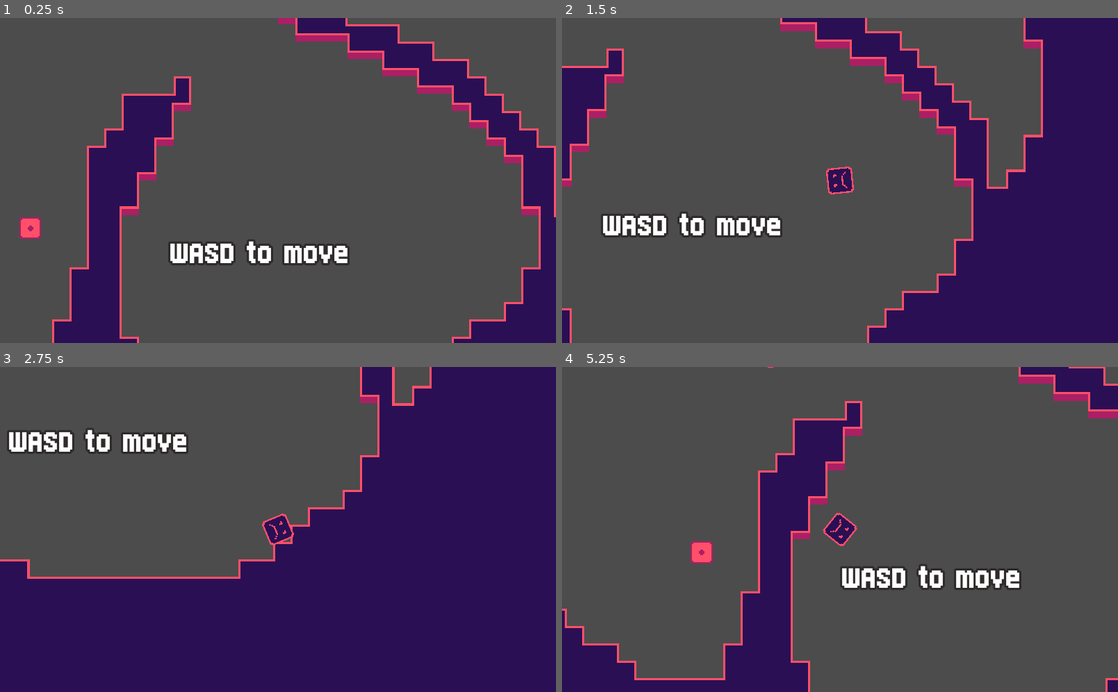
Above: before the commit, frames 1-4 (two rows, left to right).
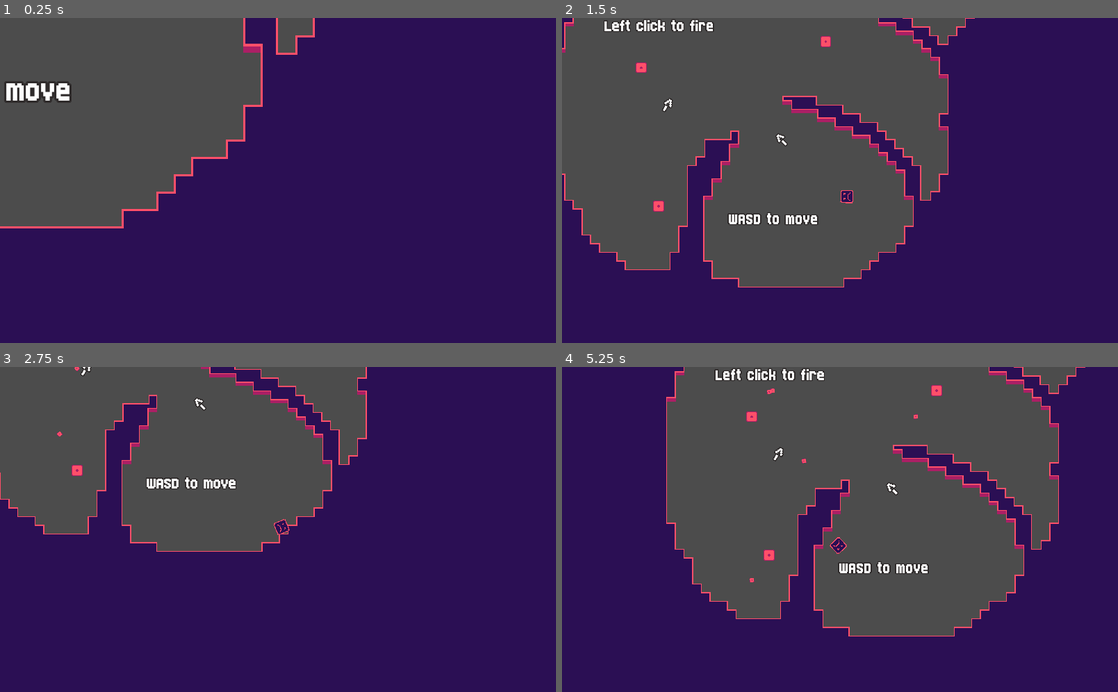
Above: after the commit, the same moments.

Repository: russmatney/dice-nine
Game: Godot game, scene res://src/progression/Level1.tscn
Two runs of this game, one before a commit and one after it. Both use one fixed random seed, a clock stepped at 60 frames per second and the inputs below.
Inputs (mouse positions are in pixels of both pictures, inside the frame that each line leads up to):
- Up to frame 1 (0.25 s): no input
- Up to frame 2 (1.5 s): tap Enter at 0.5, 1.25 s; move the mouse to (962, 164) at 0.52 s; hold D (move_right) 0.53-1.28 s; hold Right mouse button (roll) 0.53-1.28 s; move the mouse to (728, 196) at 1.27 s; hold J (move_down) from 1.28 s (still down); tap E (fire) at 1.35 s
- Up to frame 3 (2.75 s): right-click (166, 545) at 1.55 s; tap Enter at 2 s; move the mouse to (333, 458) at 2.02 s; release J (move_down) at 2.03 s; hold D (move_right) from 2.03 s (still down); hold Right mouse button (roll) from 2.03 s (still down)
- Up to frame 4 (5.25 s): tap Enter at 2.75, 3.5, 4.25 s; move the mouse to (812, 594) at 2.77 s; release D (move_right) at 2.78 s; release Right mouse button (roll) at 2.78 s; hold K (move_up) 2.78-3.53 s; right-click (812, 594) at 2.85 s; move the mouse to (1006, 578) at 3.52 s; hold E (fire) 3.53-4.28 s; hold A (move_left) 3.53-5.03 s; right-click (1006, 578) at 3.8 s; tap R (respawn, bound only after the commit) at 4.15 s; move the mouse to (673, 480) at 4.27 s; right-click (673, 480) at 4.35 s; move the mouse to (867, 529) at 5.02 s; hold J (move_down) from 5.03 s (still down); hold Right mouse button (roll) from 5.03 s (still down)

The runs differ from the first frame. In frame 1, 70% of the frame differs, in the area x 0-100%, y 0-100%; in frame 2, 37%; in frame 3, 14%; in frame 4, 56%.

Commit message:
feat: basic enemy and player health, player respawning

Diff:
--- a/project.godot
+++ b/project.godot
@@ -68,6 +68,11 @@
 , Object(InputEventKey,"resource_local_to_scene":false,"resource_name":"","device":0,"alt":false,"shift":false,"control":false,"meta":false,"command":false,"pressed":false,"scancode":85,"physical_scancode":0,"unicode":0,"echo":false,"script":null)
  ]
 }
+respawn={
+"deadzone": 0.5,
+"events": [ Object(InputEventKey,"resource_local_to_scene":false,"resource_name":"","device":0,"alt":false,"shift":false,"control":false,"meta":false,"command":false,"pressed":false,"scancode":82,"physical_scancode":0,"unicode":0,"echo":false,"script":null)
+ ]
+}
 
 [physics]
 
--- a/src/Bullet.gd
+++ b/src/Bullet.gd
@@ -43,9 +43,12 @@
   if body != self:
     # was bullet fired by player or enemy?
     if shot_by_player and body.is_in_group("enemies"):
+      if body.has_method("hit"):
+        body.hit()
       kill()
     elif not shot_by_player and body.is_in_group("player"):
-      print("hit player")
+      if body.has_method("hit"):
+        body.hit()
       kill()
     elif body is TileMap:
       kill()
--- a/src/Bullet.tscn
+++ b/src/Bullet.tscn
@@ -106,6 +106,7 @@
 [node name="AnimatedSprite" type="AnimatedSprite" parent="."]
 frames = SubResource( 3 )
 animation = "roll"
+frame = 3
 playing = true
 
 [node name="RemoveTimer" type="Timer" parent="."]
@@ -116,5 +117,4 @@
 shape = SubResource( 15 )
 
 [connection signal="timeout" from="RemoveTimer" to="." method="_on_RemoveTimer_timeout"]
-[connection signal="area_entered" from="Area2D" to="." method="_on_Area2D_area_entered"]
 [connection signal="body_entered" from="Area2D" to="." method="_on_Area2D_body_entered"]
--- a/src/Enemy.gd
+++ b/src/Enemy.gd
@@ -6,6 +6,8 @@
 onready var anim = $AnimatedSprite
 
 export(bool) var disabled = false
+
+export(int) var health = 3
 
 export(String) var current_side: String
 var next_side: String
@@ -101,3 +103,20 @@
     roll()
 
 ### collisions #####################################################################
+
+signal hit
+
+func hit():
+  emit_signal("hit")
+  health -= 1
+  if health <= 0:
+    kill()
+
+### death #####################################################################
+
+signal death
+
+func kill():
+  emit_signal("death")
+  # TODO animation
+  queue_free()
--- a/src/Enemy.tscn
+++ b/src/Enemy.tscn
@@ -47,5 +47,3 @@
 [connection signal="timeout" from="FireTimer" to="." method="_on_FireTimer_timeout"]
 [connection signal="timeout" from="RollTimer" to="." method="_on_RollTimer_timeout"]
 [connection signal="timeout" from="RollingTimer" to="." method="_on_RollingTimer_timeout"]
-[connection signal="area_entered" from="Hurtbox" to="." method="_on_Hurtbox_area_entered"]
-[connection signal="body_entered" from="Hurtbox" to="." method="_on_Hurtbox_body_entered"]
--- a/src/Player.gd
+++ b/src/Player.gd
@@ -17,18 +17,21 @@
 
 var current_side := "none"
 var next_side := ""
+var respawn_side
 
 func unlocked_sides():
   return ProgressionState.player_state["unlocked_sides"]
 
-var health: int
-var lives: int
+var respawning = true
 
 ### ready #####################################################################
 
 func _ready():
-  if current_side:
+  if respawn_side:
+    set_side(respawn_side)
+  elif current_side:
     set_side(current_side)
+  respawning = false
 
 ### set_side ##############################################################
 
@@ -70,6 +73,10 @@
 
   # use delta here?
   var v_diff = intended * speed
+  if respawning:
+    print("respawning, zeroing velocity")
+    v_diff = Vector2.ZERO
+
   velocity = move_and_slide(v_diff)
 
   if rolling:
@@ -122,3 +129,22 @@
   set_side(next_side)
 
 ### collisions #####################################################################
+
+var health: int
+signal hit
+
+func hit():
+  emit_signal("hit")
+  health -= 1
+  print("player hit", health)
+  if health <= 0:
+    kill()
+
+### death #####################################################################
+
+signal death
+
+func kill():
+  emit_signal("death")
+  # TODO animation
+  queue_free()
--- a/src/Player.tscn
+++ b/src/Player.tscn
@@ -25,6 +25,8 @@
 
 [node name="Camera2D" type="Camera2D" parent="."]
 current = true
+zoom = Vector2( 2, 2 )
+smoothing_enabled = true
 
 [node name="FirePosition" type="Position2D" parent="."]
 position = Vector2( 32, 0 )
@@ -39,4 +41,3 @@
 shape = SubResource( 2 )
 
 [connection signal="timeout" from="RollTimer" to="." method="_on_RollTimer_timeout"]
-[connection signal="body_entered" from="Hurtbox" to="." method="_on_Hurtbox_body_entered"]
--- a/src/autoloads/ProgressionState.gd
+++ b/src/autoloads/ProgressionState.gd
@@ -5,30 +5,70 @@
 var player_state = {
   "unlocked_sides": [],
   "locked_sides": ["one", "two", "three", "four", "five", "six"],
-  "health": 3,
+  "health": 1,
   "lives": 3,
+  "respawn_side": "none",
 }
+
+var player_start
+var player
+
+### ready ##############################################################
 
 func _ready():
   print("progression state ready")
-  pass # Replace with function body.
 
+### process ##############################################################
 
-func spawn_player(player_start):
+func _process(_delta):
+  pass
+
+### unhandled_input ##############################################################
+
+var respawning = false
+
+func _unhandled_input(event):
+  if event.is_action_pressed("respawn"):
+    respawning = true
+    player.kill()
+    # respawning handled through player-death signal
+
+### spawn, death, respawn ####################################################
+
+func spawn_player(pos:Position2D = player_start):
+  player_start = pos
   var state = ProgressionState.player_state
 
-  var player = player_scene.instance()
+  player = player_scene.instance()
   for key in state:
     if key in player:
       player[key] = state[key]
 
+  player.connect("death", self, "_on_player_death", [player])
+
   player.position = player_start.position
   get_tree().get_root().call_deferred("add_child", player)
 
+func _on_player_death(player):
+  player_state["respawn_side"] = player.current_side
+  if respawning:
+    spawn_player()
+    respawning = false
+    # TODO should this respawn dead enemies too?
+  else:
+    if player_state["lives"] > 0:
+      player_state["lives"] -= 1
+      spawn_player()
+    else:
+      # TODO cheat-death system?
+      print("no more lives")
+      # game over
 
-func unlock_side(side):
-  player_state["unlocked_sides"].append(side)
+### progress ##############################################################
 
 func unlock_next_side():
   var next_side = player_state["locked_sides"].pop_front()
   player_state["unlocked_sides"].append(next_side)
+
+func update_player_start(new_start):
+  player_start = new_start
--- a/src/progression/Level.gd
+++ /dev/null
@@ -1,14 +0,0 @@
-extends Node2D
-
-onready var player_start = $PlayerStart
-onready var player_spawn_timer = $PlayerSpawnTimer
-
-# ready #######################################################################
-
-func _ready():
-  player_spawn_timer.start(1.0)
-
-# spawn_player #######################################################################
-
-func _on_PlayerSpawnTimer_timeout():
-  ProgressionState.spawn_player(player_start)
--- /dev/null
+++ b/src/progression/Level1.gd
@@ -0,0 +1,34 @@
+extends Node2D
+
+onready var player_start = $PlayerStart
+onready var player_spawn_timer = $PlayerSpawnTimer
+
+var enemies = []
+
+# ready #######################################################################
+
+func _ready():
+  player_spawn_timer.start(0.0)
+
+  enemies = get_tree().get_nodes_in_group("enemies")
+
+  for en in enemies:
+    en.connect("death", self, "_on_enemy_death", [en])
+
+func _on_enemy_death(en):
+  enemies.erase(en)
+
+  if enemies.size() <= 0:
+    print("level complete!")
+  else:
+    print(enemies.size(), " enemies remaining")
+
+# spawn_player #######################################################################
+
+func _on_PlayerSpawnTimer_timeout():
+  ProgressionState.spawn_player(player_start)
+
+# process #######################################################################
+
+func _process(_delta):
+  pass
--- a/src/progression/Level1.tscn
+++ b/src/progression/Level1.tscn
@@ -1,7 +1,7 @@
 [gd_scene load_steps=6 format=2]
 
 [ext_resource path="res://src/TileMaps/3x3TileMap.tscn" type="PackedScene" id=1]
-[ext_resource path="res://src/progression/Level.gd" type="Script" id=2]
+[ext_resource path="res://src/progression/Level1.gd" type="Script" id=2]
 [ext_resource path="res://src/Enemy.tscn" type="PackedScene" id=3]
 [ext_resource path="res://src/Upgrade.tscn" type="PackedScene" id=4]
 [ext_resource path="res://src/progression/in-game-message.tres" type="DynamicFont" id=5]
@@ -19,23 +19,21 @@
 one_shot = true
 
 [node name="Camera2D" type="Camera2D" parent="."]
-current = true
+zoom = Vector2( 2, 2 )
+smoothing_enabled = true
 
 [node name="Enemy" parent="." instance=ExtResource( 3 )]
 position = Vector2( 160, -520 )
-disabled = true
 current_side = "one"
 available_sides = [ "one" ]
 
 [node name="Enemy2" parent="." instance=ExtResource( 3 )]
 position = Vector2( -520, -424 )
-disabled = true
 current_side = "one"
 available_sides = [ "one" ]
 
 [node name="Enemy3" parent="." instance=ExtResource( 3 )]
 position = Vector2( -456, 88 )
-disabled = true
 current_side = "one"
 available_sides = [ "one" ]
 
@@ -56,6 +54,39 @@
 bbcode_enabled = true
 bbcode_text = "[center]WASD to move[/center]"
 text = "WASD to move"
+
+[node name="Arrow" type="RichTextLabel" parent="."]
+margin_left = -8.0
+margin_top = -208.0
+margin_right = 69.0
+margin_bottom = -136.0
+rect_rotation = 44.9999
+custom_fonts/normal_font = ExtResource( 5 )
+bbcode_enabled = true
+bbcode_text = "[center]<-[/center]"
+text = "<-"
+
+[node name="Arrow2" type="RichTextLabel" parent="."]
+margin_left = -376.0
+margin_top = -304.0
+margin_right = -299.0
+margin_bottom = -232.0
+rect_rotation = 120.0
+custom_fonts/normal_font = ExtResource( 5 )
+bbcode_enabled = true
+bbcode_text = "[center]<-[/center]"
+text = "<-"
+
+[node name="Arrow3" type="RichTextLabel" parent="."]
+margin_left = 48.0
+margin_top = -824.0
+margin_right = 125.0
+margin_bottom = -752.0
+rect_rotation = 195.0
+custom_fonts/normal_font = ExtResource( 5 )
+bbcode_enabled = true
+bbcode_text = "[center]<-[/center]"
+text = "<-"
 
 [node name="FireDirections" type="RichTextLabel" parent="."]
 margin_left = -688.0
Not shown, changed: todo.org
